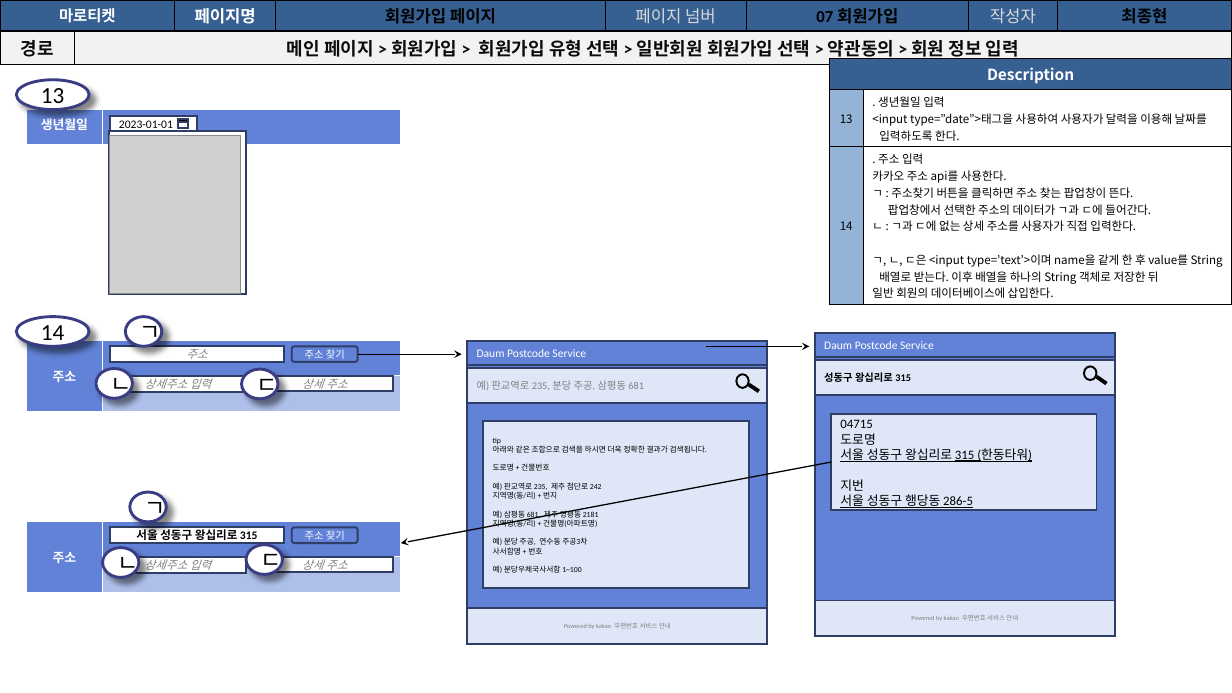
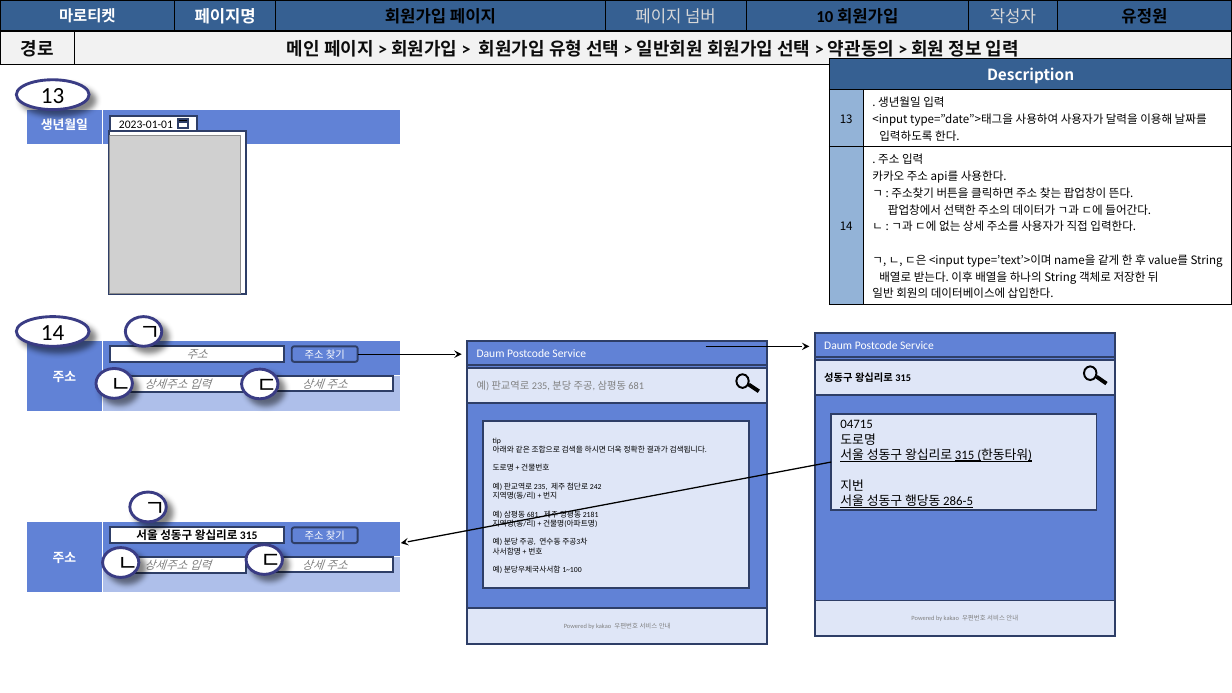
Before and after one commit to Soobinnni/Marroticket, a slide deck: slide 62 of 프로젝트 산출물/9. 스토리보드/마로티켓 사용자 스토리보드.pptx (slide 50 before the commit). Drawn at 1232x693 pixels with LibreOffice and Linux fonts; fonts in the diff are those of the drawing; grey boxes stand for pictures. Boxes give left, top, right and bottom in pixels: in the first picture for what was removed or moved away, otherwise in the second. Text is boxed around its words. In the diff, an @@ line names an element or a change of style, - is before the commit and + after.

```diff
--- a/프로젝트 산출물/9. 스토리보드/마로티켓 사용자 스토리보드.pptx
+++ b/프로젝트 산출물/9. 스토리보드/마로티켓 사용자 스토리보드.pptx
@@ table at (x1=0, y1=0, x2=1232, y2=303) @@
-row 1, column 6: 07 회원가입
+row 1, column 6: 10 회원가입
-row 1, column 8: 최종현
+row 1, column 8: 유정원
```
Also in this commit, not shown: 47 other slides changed, 13 slides added, 1 slide removed, 36 other files.
